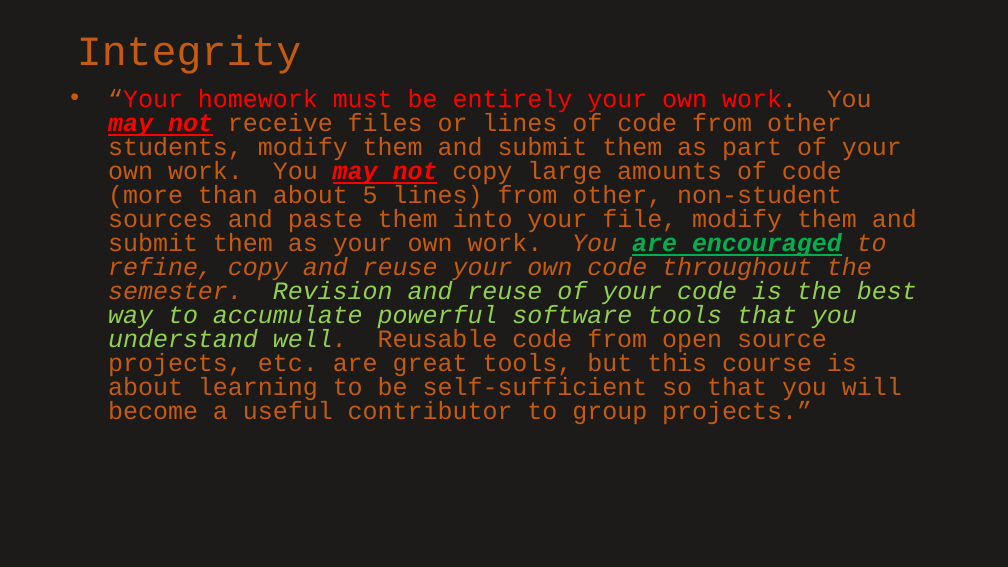
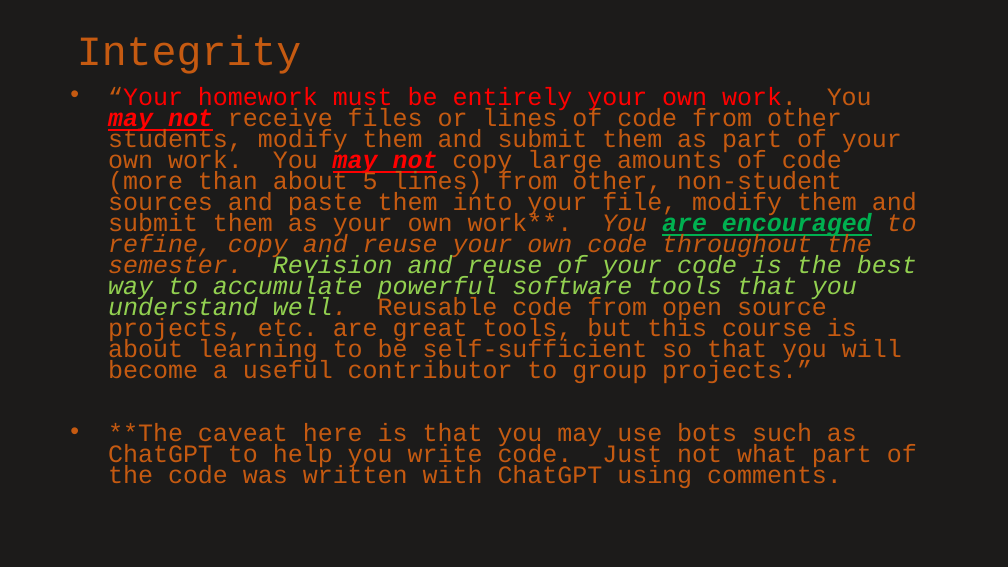
Before and after one commit to swils44/SP2024_Week1, a slide deck: slide 7 of Lec01.pptx. Drawn at 1008x567 pixels with LibreOffice and Linux fonts; fonts in the diff are those of the drawing. Boxes give left, top, right and bottom in pixels: in the first picture for what was removed or moved away, otherwise in the second. Text is boxed around its words. In the diff, an @@ line names an element or a change of style, - is before the commit and + after.

Commit message:
changed the powerpoint

```diff
--- a/Lec01.pptx
+++ b/Lec01.pptx
@@ text at <box>108,87,917,488</box>: text changed @@
-• “Your homework must be entirely your own work. You may not receive files or lines of code from other students, modify them and submit them as part of your own work. You may not copy large amounts of code (more than about 5 lines) from other, non-student sources and paste them into your file, modify them and submit them as your own work. You are encouraged to refine, copy and reuse your own code throughout the semester. Revision and reuse of your code is the best way to accumulate powerful software tools that you understand well. Reusable code from open source projects, etc. are great tools, but this course is about learning to be self-sufficient so that you will become a useful contributor to group projects.”
+• “Your homework must be entirely your own work. You may not receive files or lines of code from other students, modify them and submit them as part of your own work. You may not copy large amounts of code (more than about 5 lines) from other, non-student sources and paste them into your file, modify them and submit them as your own work**. You are encouraged to refine, copy and reuse your own code throughout the semester. Revision and reuse of your code is the best way to accumulate powerful software tools that you understand well. Reusable code from open source projects, etc. are great tools, but this course is about learning to be self-sufficient so that you will become a useful contributor to group projects.”
+• **The caveat here is that you may use bots such as ChatGPT to help you write code. Just not what part of the code was written with ChatGPT using comments.
```
Also in this commit, not shown: 1 other slide changed, 1 slide added.
